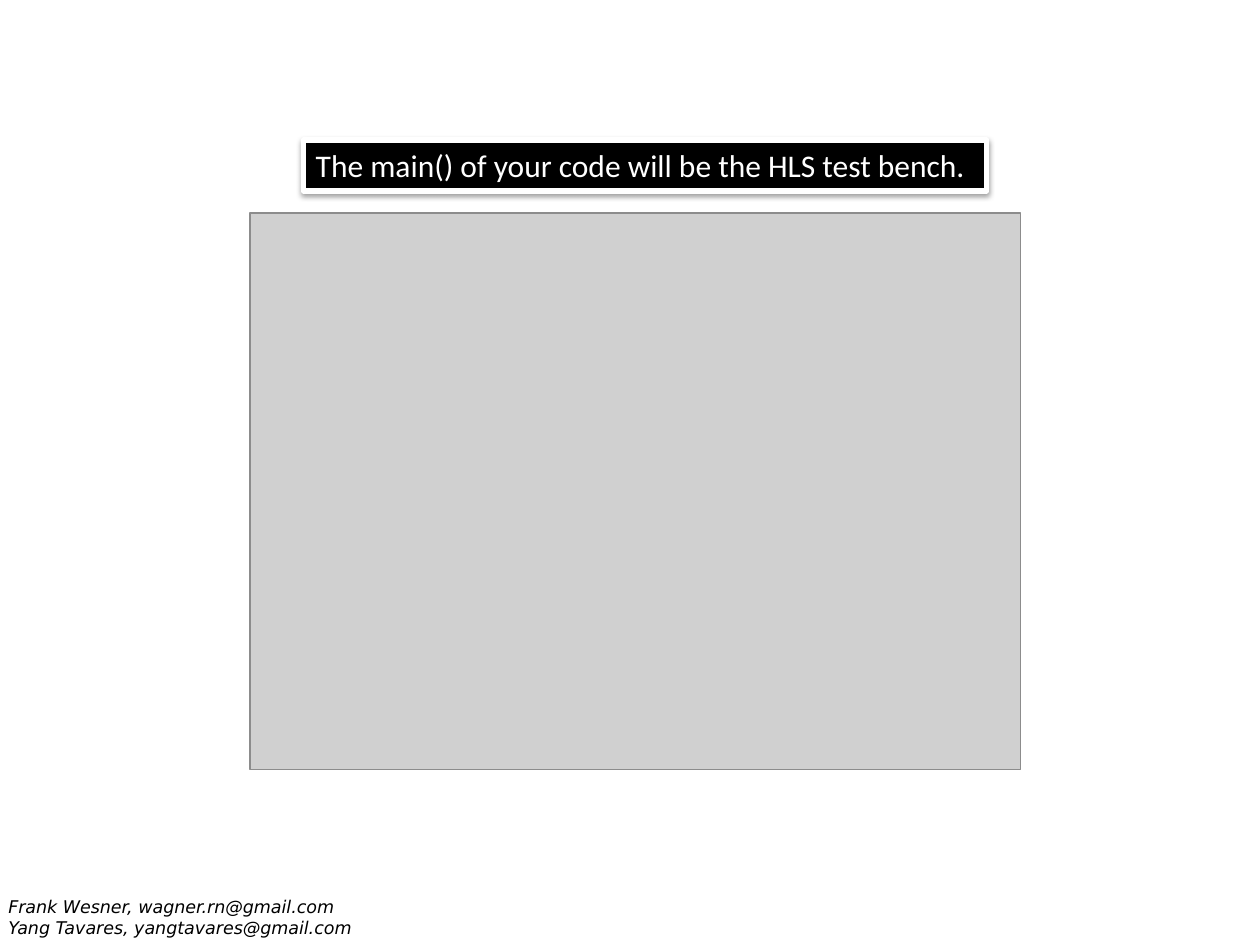
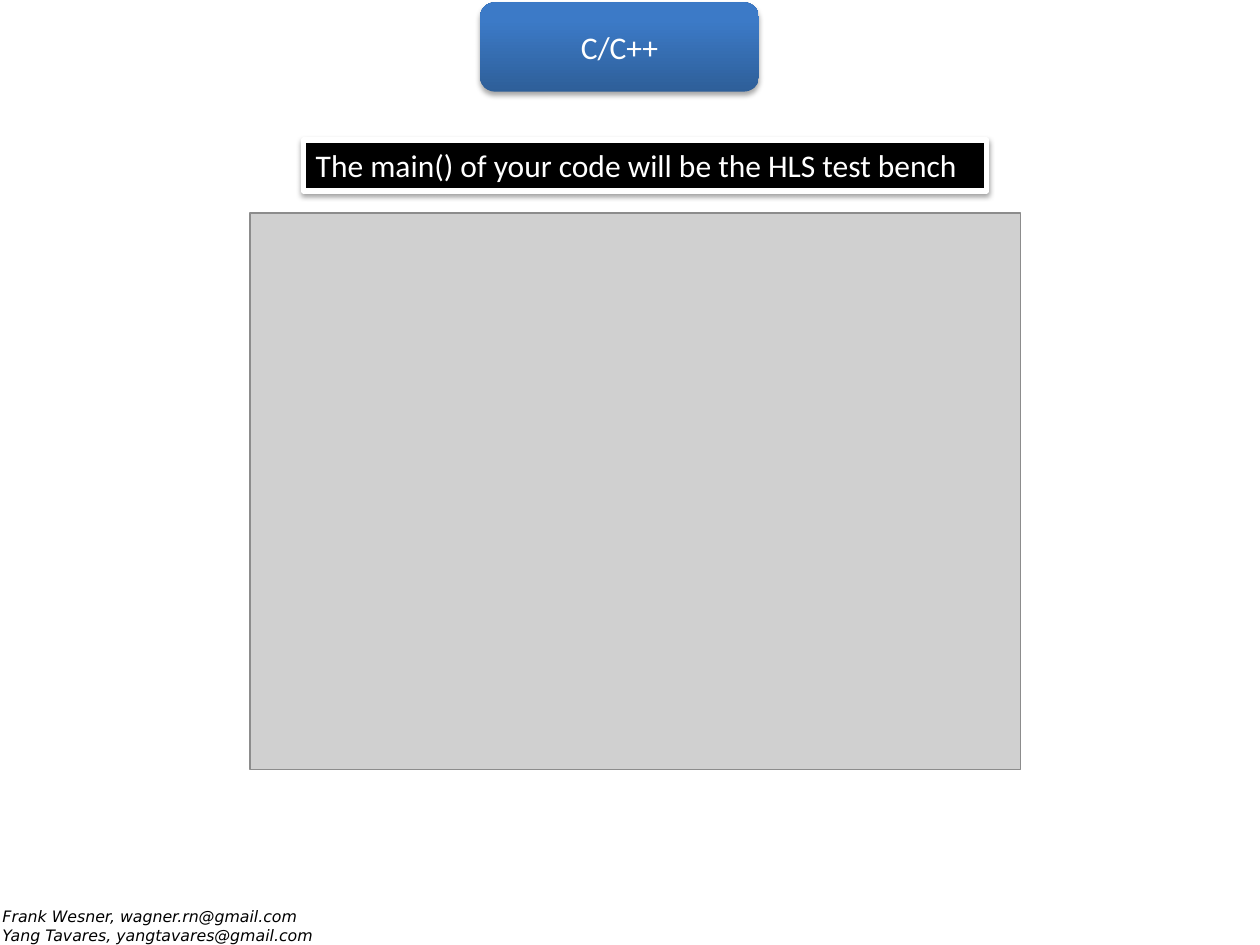
Before and after one commit to wagnerrn/pynq-primenumber, a slide deck: slide 5 of misc/primenumber.pptx (slide 4 before the commit). Drawn at 1260x945 pixels with LibreOffice and Linux fonts; fonts in the diff are those of the drawing; grey boxes stand for pictures; background and template pictures are left out. Boxes give left, top, right and bottom in pixels: in the first picture for what was removed or moved away, otherwise in the second. Text is boxed around its words. In the diff, an @@ line names an element or a change of style, - is before the commit and + after.

```diff
--- a/misc/primenumber.pptx
+++ b/misc/primenumber.pptx
@@ rounded rectangle added at (480,3,759,92), fill gradient #2F5F99 to #3D7CC7 to #3A7CCB, 18 pt, text #FFFFFF @@
+C/C++
@@ text in rectangle at (316,154,957,182): text changed @@
-The main() of your code will be the HLS test bench.
+The main() of your code will be the HLS test bench
@@ text "Frank Wesner, wagner.rn@gmail.com": place and size @@
-text "Frank Wesner, wagner.rn@gmail.com" at (8,899,351,938)
+text "Frank Wesner, wagner.rn@gmail.com" at (2,910,312,944)
@@ text "Frank Wesner, wagner.rn@gmail.com" at (2,910,312,944): size 10 to 9 pt @@
```
Also in this commit, not shown: 32 other slides changed, 2 slides added, 1 slide removed, 1 other file.
